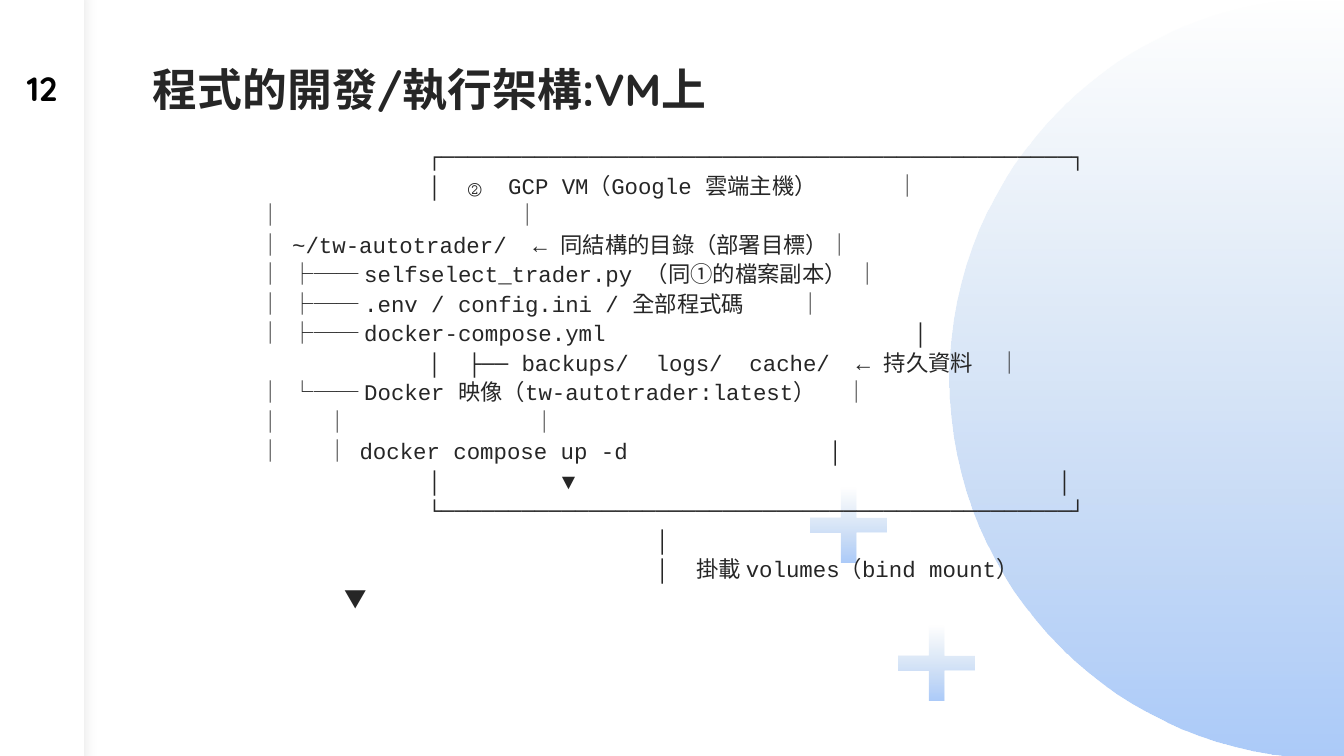
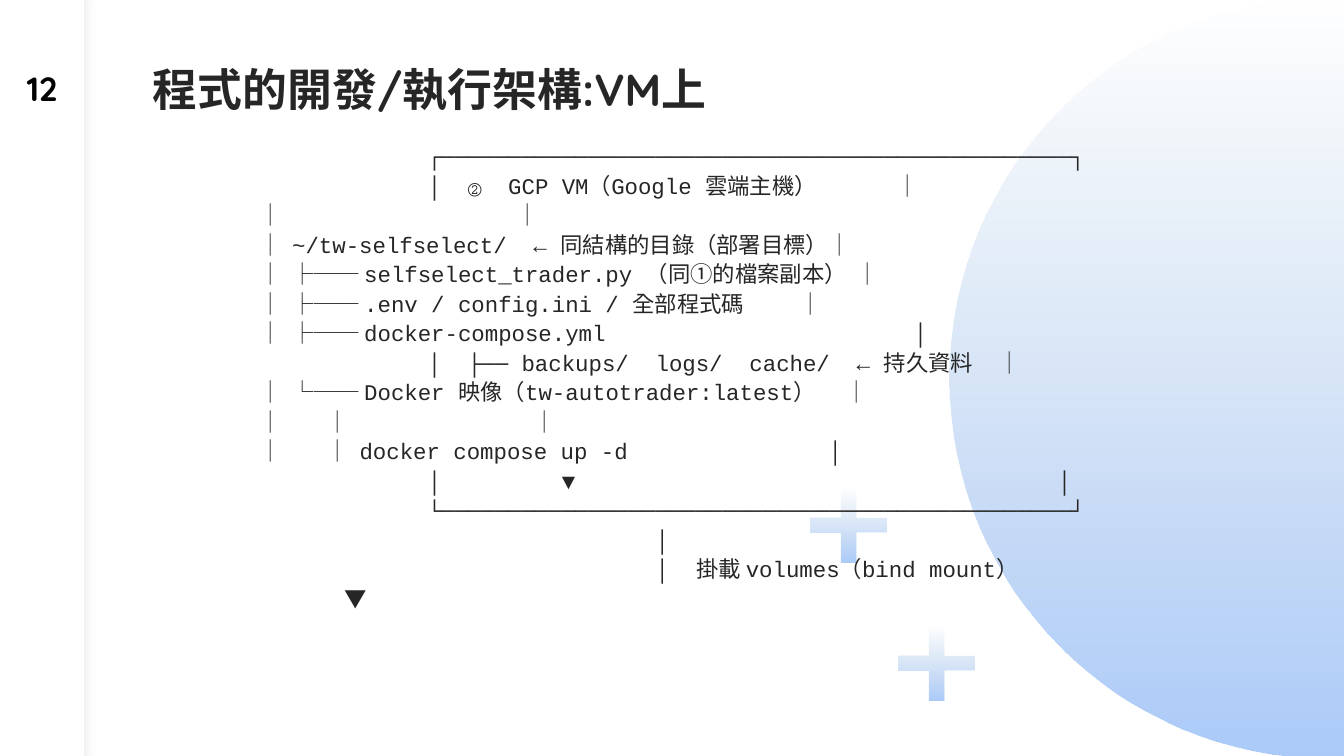
Before and after one commit to dinchentech/tw-selfselect, a slide deck: slide 12 of plans/ppt/TW-SELFSELECT台股買賣自動化系統-W2-講稿版.pptx. Drawn at 1344x756 pixels with LibreOffice and Linux fonts; fonts in the diff are those of the drawing. Boxes give left, top, right and bottom in pixels: in the first picture for what was removed or moved away, otherwise in the second. Text is boxed around its words. In the diff, an @@ line names an element or a change of style, - is before the commit and + after.

```diff
--- a/plans/ppt/TW-SELFSELECT台股買賣自動化系統-W2-講稿版.pptx
+++ b/plans/ppt/TW-SELFSELECT台股買賣自動化系統-W2-講稿版.pptx
@@ text at [292,175,1019,584]: text changed @@
-┌───────────────────────────────────────────────┐
-│ ② GCP VM（Google 雲端主機） │
-│ │
-│ ~/tw-autotrader/ ← 同結構的目錄（部署目標）│
-│ ├── selfselect_trader.py （同①的檔案副本） │
-│ ├── .env / config.ini / 全部程式碼 │
-│ ├── docker-compose.yml │
-│ ├── backups/ logs/ cache/ ← 持久資料 │
-│ └── Docker 映像（tw-autotrader:latest） │
-│ │ │
-│ │ docker compose up -d │
-│ ▼ │
-└───────────────────────────────────────────────┘
-│
-│ 掛載 volumes（bind mount）
-▼
+┌───────────────────────────────────────────────┐
+│ ② GCP VM（Google 雲端主機） │
+│ │
+│ ~/tw-selfselect/ ← 同結構的目錄（部署目標）│
+│ ├── selfselect_trader.py （同①的檔案副本） │
+│ ├── .env / config.ini / 全部程式碼 │
+│ ├── docker-compose.yml │
+│ ├── backups/ logs/ cache/ ← 持久資料 │
+│ └── Docker 映像（tw-autotrader:latest） │
+│ │ │
+│ │ docker compose up -d │
+│ ▼ │
+└───────────────────────────────────────────────┘
+│
+│ 掛載 volumes（bind mount）
+▼
```
Also in this commit, not shown: 6 other slides changed, 5 other files.
